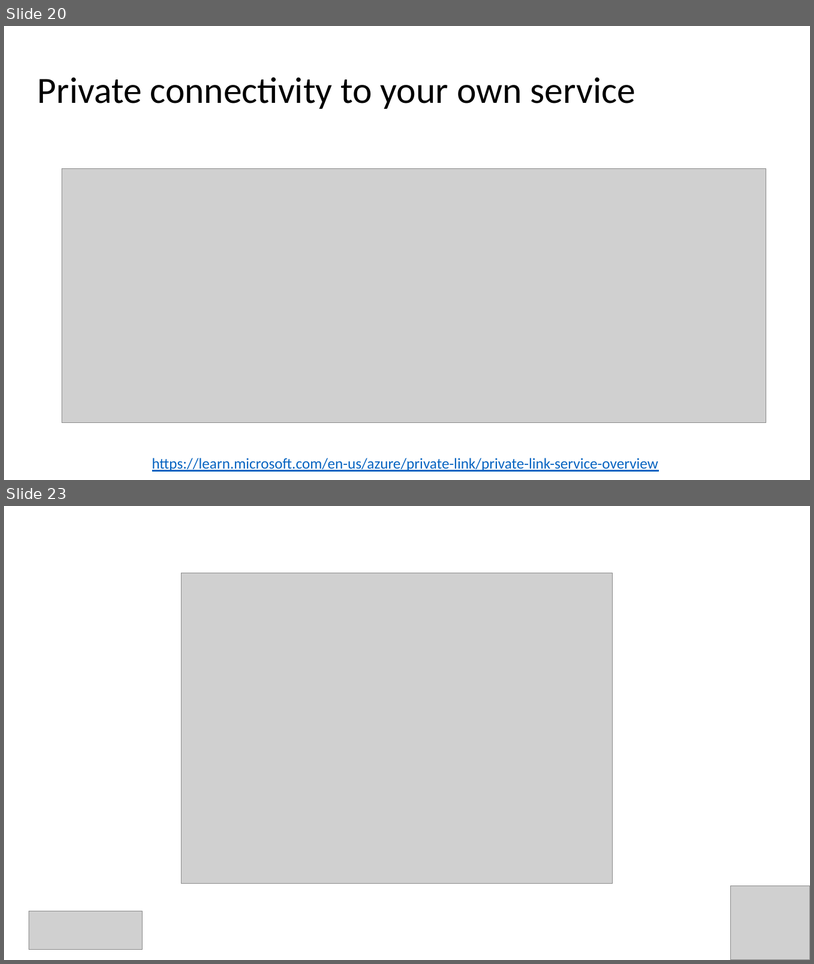
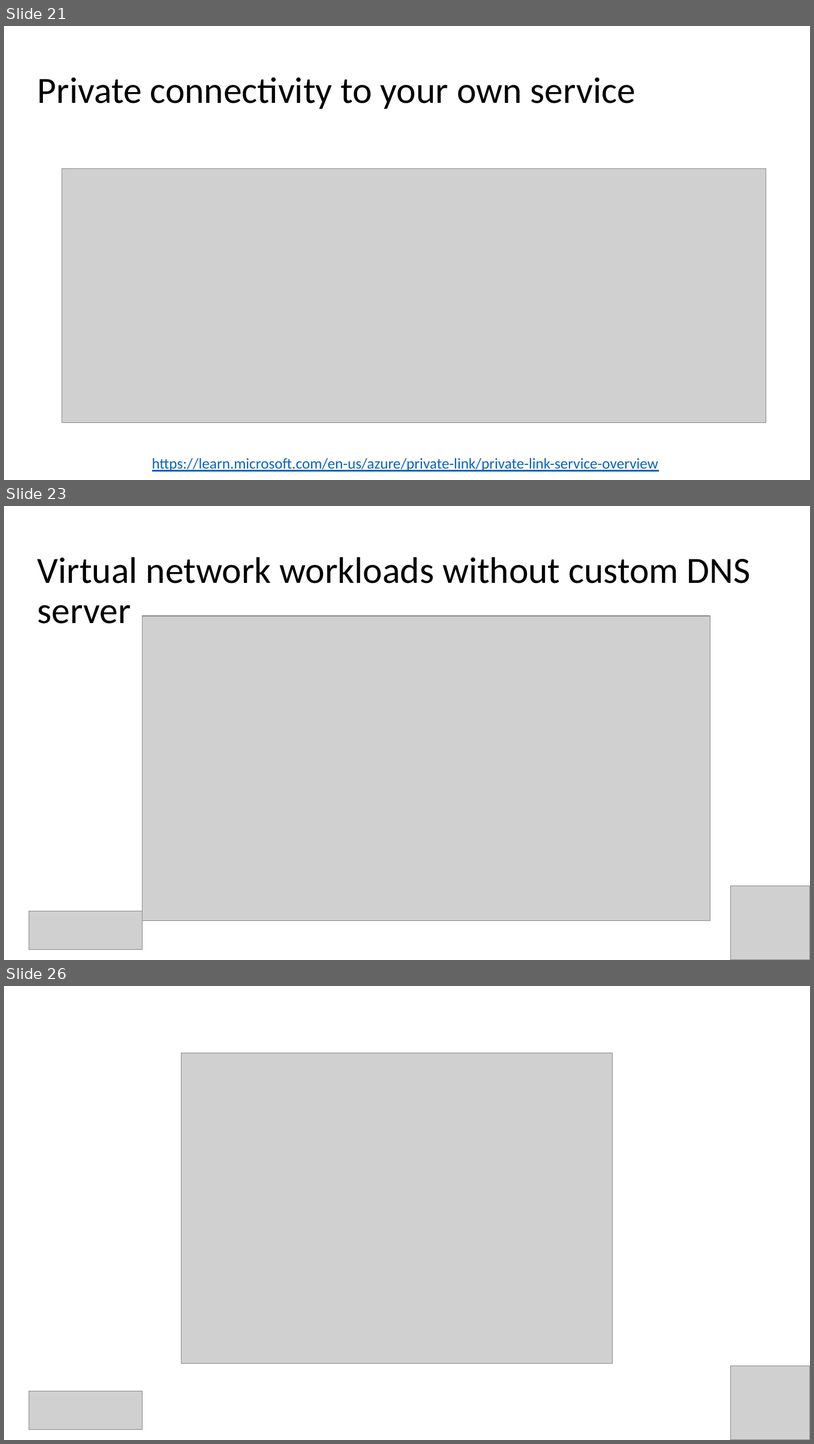
Before and after one commit to Infrastructure-AsCode/azure-private-links-labs, a slide deck: slides/private-links.pptx. Shown one above the other, each under a label of ours: slides 20 and 23 before the commit, slides 21, 23 and 26 after it; the slides between them are not shown. The pictures are 814x964 and 814x1444 pixels, drawn with LibreOffice and Linux fonts; fonts in the diff are those of the drawing; grey boxes stand for pictures. Boxes give left, top, right and bottom in pixels: in the first picture for what was removed or moved away, otherwise in the second. Text is boxed around its words. In the diff, an @@ line names an element or a change of style, - is before the commit and + after.

```diff
--- a/slides/private-links.pptx
+++ b/slides/private-links.pptx
@@ slide 23 added at bbox=[4, 506, 810, 960], background #FFFFFF @@
@@ title added at bbox=[38, 557, 751, 624], 44 pt, text #000000 @@
+Virtual network workloads without custom DNS server
@@ picture added at bbox=[143, 616, 711, 921] @@
@@ picture added at bbox=[731, 885, 810, 960] @@
@@ picture added at bbox=[29, 911, 143, 949] @@
@@ what was slide 20 is now slide 21 @@
@@ what was slide 23 is now slide 26 @@
```
Also in this commit, not shown: 4 slides changed, 3 other slides added, 1 slide removed, 1 other file.
